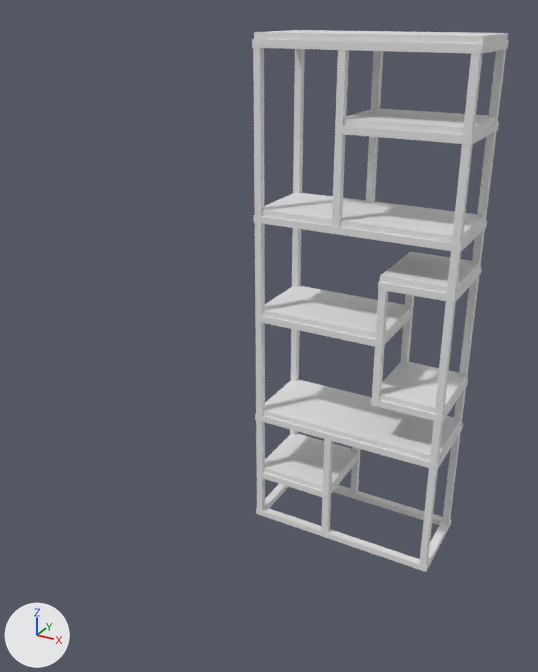
One commit to the FBX model Content/Assets/FirstPerson/Meshes/полки_lp.fbx: the scene before it, then after it.
Rendered twice from a camera (50 mm lens) standing at (2.19, -2.58, 2.1) and looking at (0.68, 0.16, 0.73). Every picture has the same lights, and +X, +Y and +Z are marked at lower left. Materials are left out; every surface is plain grey.

Script lines for the objects in view, before the commit:
```python
me_cube_002 = bpy.data.meshes.new('Cube.002')
me_cube_002.from_pydata(...)  # 288 vertices, 252 faces; spans x -0.42..0.37, y -0.18..0.18, z -0.97..1.06
# faces by material slot: [204, 48]
me_cube_002.materials.append(mat_metall_001)
me_cube_002.materials.append(mat_wood)
ob_cube_003 = bpy.data.objects.new('Cube.003', me_cube_002)
ob_cube_003.location = (1.213, 0.011, 0.966)
```
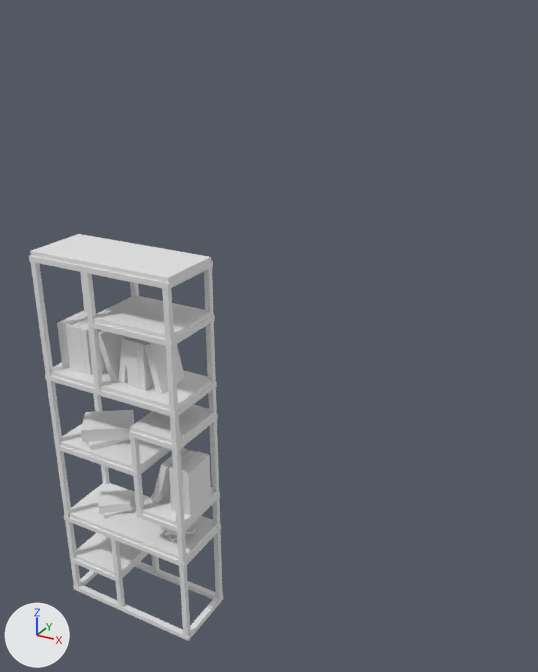
Boxes [x1, y1, x2, y2] around the edits, measured in the pictures (538 x 672 px):
'Cube.003', reshaped, moved (24% narrower, 25% shorter): before [252, 30, 509, 572]; after [29, 234, 223, 641]
part 1 of me_cube_002, added: after [57, 311, 185, 394]
part 2 of me_cube_002, added: after [98, 447, 211, 542]
part 3 of me_cube_002, added: after [80, 410, 134, 451]

Patch to the scene script:
```diff
--- a/Content/Assets/FirstPerson/Meshes/полки_lp.fbx.py
+++ b/Content/Assets/FirstPerson/Meshes/полки_lp.fbx.py
@@ me_cube_002 @@
 # used by ob_cube_003; location = (1.213, 0.011, 0.966)
-me_cube_002.from_pydata(...)  # 288 vertices, 252 faces; spans x -0.42..0.37, y -0.18..0.18, z -0.97..1.06
+me_cube_002.from_pydata(...)  # 888 vertices, 802 faces; spans x -0.42..0.37, y -0.18..0.18, z -0.97..1.06
+# me_cube_002 part 1: 288 vertices added at x -0.38..0.24, y -0.1..0.1, z 0.42..0.68
+# me_cube_002 part 2: 240 vertices added at x -0.31..0.37, y -0.11..0.11, z -0.44..0.03
+# me_cube_002 part 3: 72 vertices added at x -0.36..-0.04, y -0.16..0.16, z 0.02..0.13
@@ ob_cube_003 @@
 ob_cube_003 = bpy.data.objects.new('Cube.003', me_cube_002)
-ob_cube_003.location = (1.213, 0.011, 0.966)
+ob_cube_003.location = (0.0, 0.0, 0.0)
```
